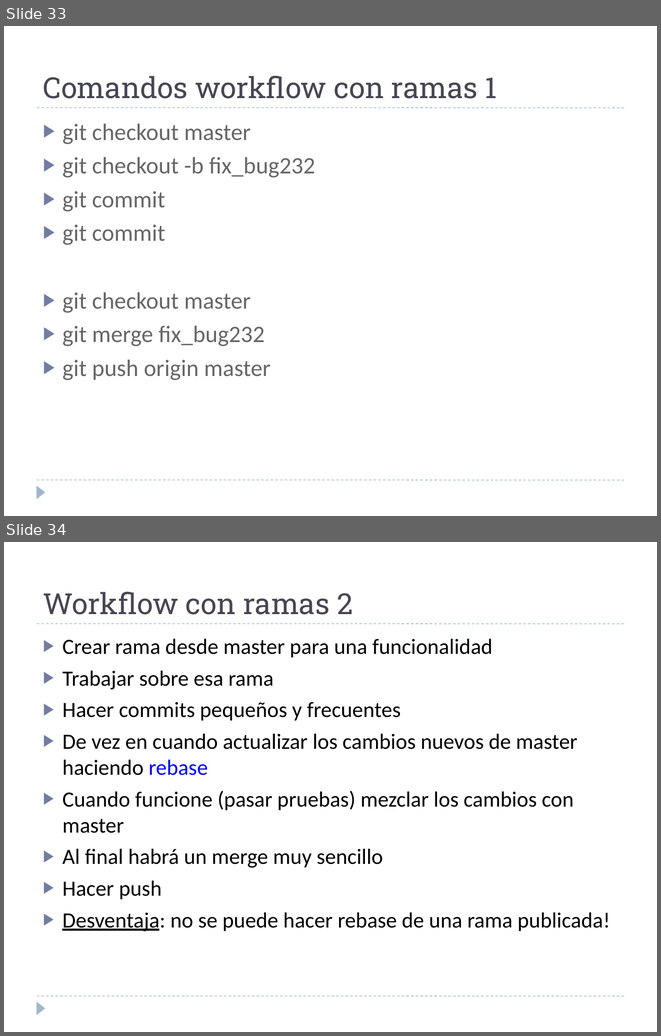
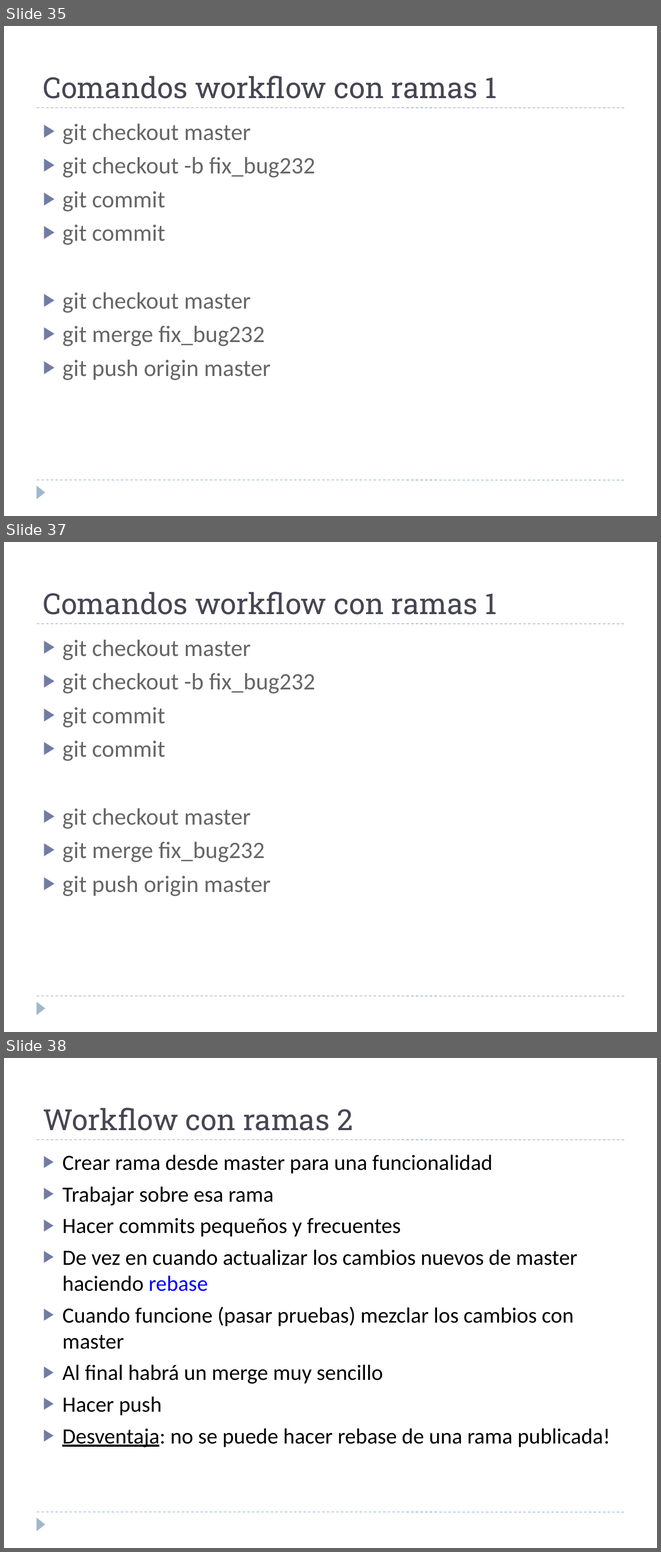
Before and after one commit to martina-if/curso_git, a slide deck: GIT.ppt. Shown one above the other, each under a label of ours: slides 33 and 34 before the commit, slides 35, 37 and 38 after it; the slides between them are not shown. The pictures are 661x1036 and 661x1552 pixels, drawn with LibreOffice and Linux fonts; fonts in the diff are those of the drawing. Boxes give left, top, right and bottom in pixels: in the first picture for what was removed or moved away, otherwise in the second. Text is boxed around its words. In the diff, an @@ line names an element or a change of style, - is before the commit and + after.

Commit message:
meto dibujos merge, rebase, etc

```diff
--- a/GIT.ppt
+++ b/GIT.ppt
@@ slide 37 added at <box>4,542,657,1032</box>, background #FFFFFF; not listed: 3 template elements that a slide beside it also shows @@
@@ text added at <box>43,591,497,615</box>, 32 pt, text #464653 @@
+Comandos workflow con ramas 1
@@ text added at <box>62,640,315,896</box>, 26 pt, text #666666 @@
+▶ git checkout master
+▶ git checkout -b fix_bug232
+▶ git commit
+▶ git commit
+▶ git checkout master
+▶ git merge fix_bug232
+▶ git push origin master
@@ what was slide 33 is now slide 35 @@
@@ what was slide 34 is now slide 38 @@
```
Also in this commit, not shown: 5 slides changed, 8 other slides added.
